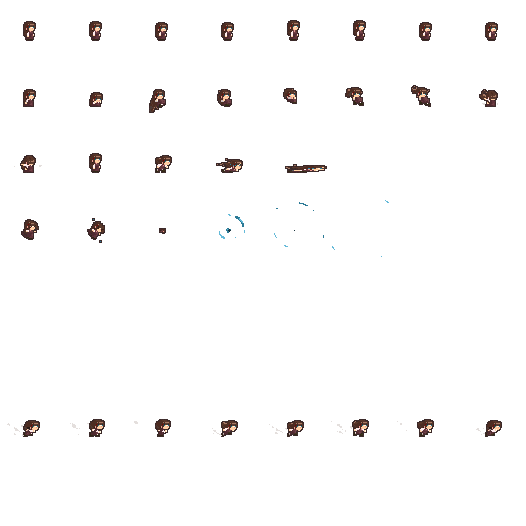
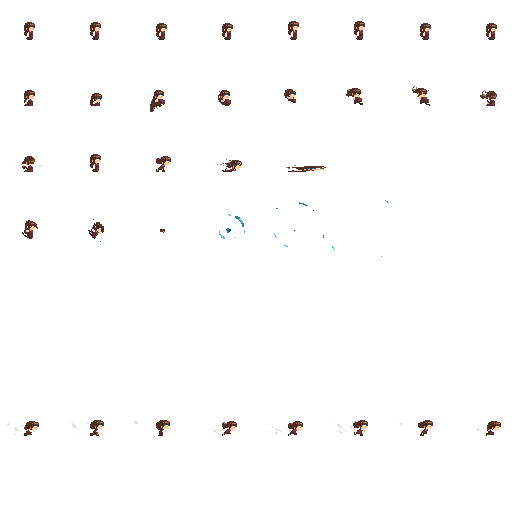
Two versions of the same layered image (526x526). Layer-by-layer changes:
pixels changed over (20, 20, 502, 437) (layer not identified)
